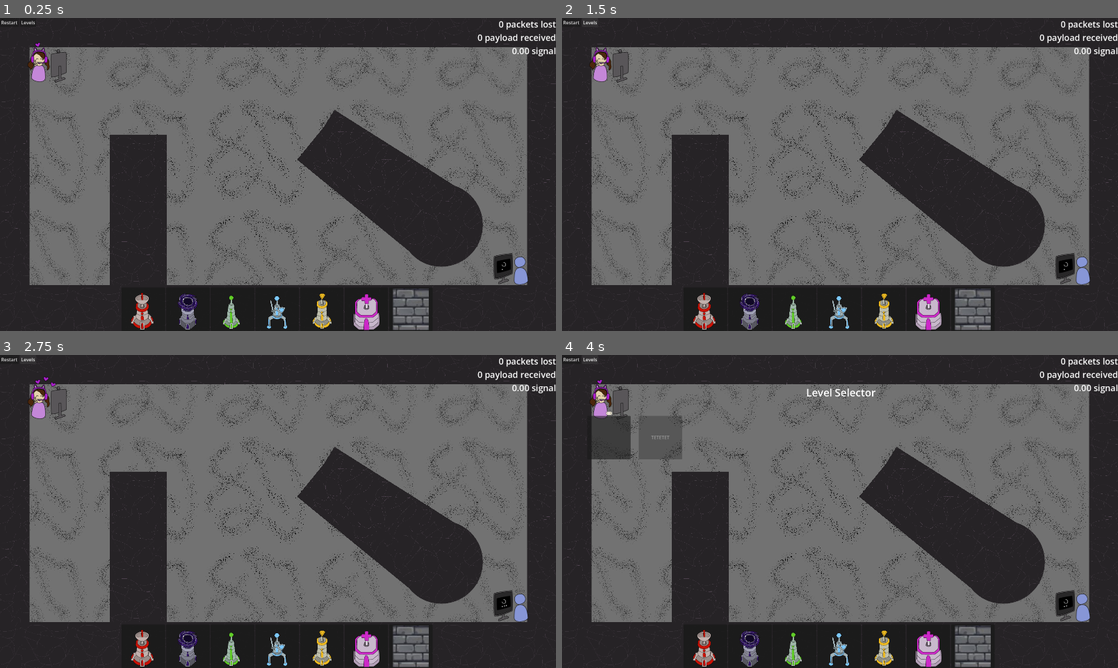
Above: before the commit, frames 1-4 (two rows, left to right).
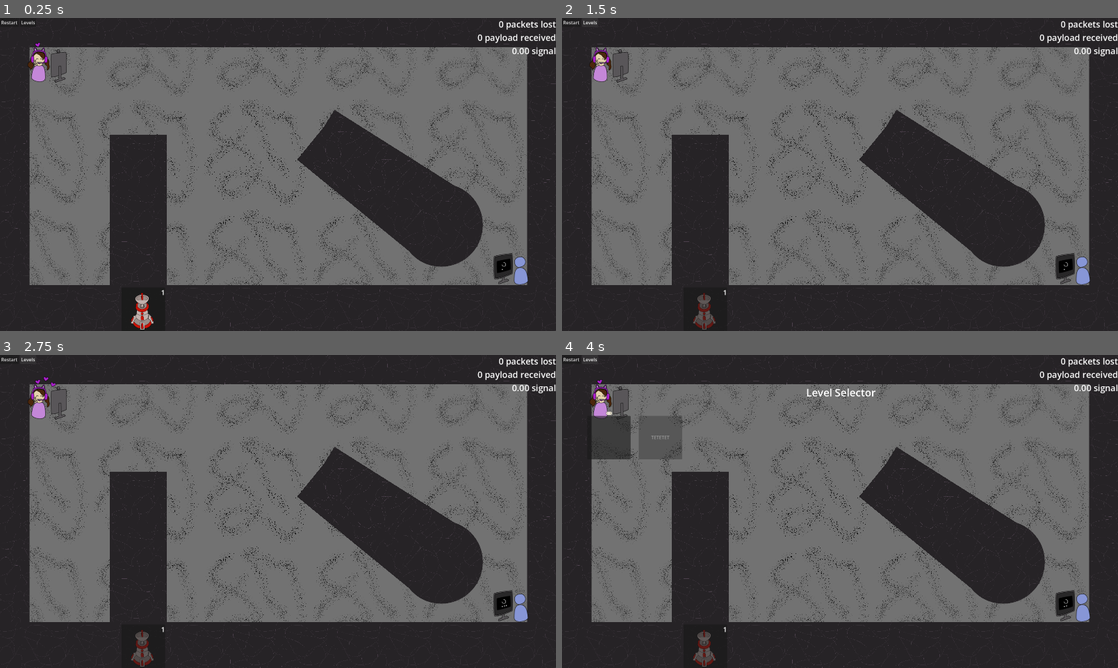
Above: after the commit, the same moments.

Repository: ryupold/ld59
Game: Godot game, scene res://scenes/main.tscn
The game is run twice, just before and just after one commit, with the same random seed, the same clock (stepped at 60 frames per second) and the same inputs. The engine's default icon, where the game draws it, is replaced by a stand-in: a white triangle on a blue panel in a dark square.
Inputs (mouse positions are in pixels of both pictures, inside the frame that each line leads up to):
- Up to frame 1 (0.25 s): no input
- Up to frame 2 (1.5 s): click (706, 309) at 0.52 s; click "Restart" at 1.25 s
- Up to frame 3 (2.75 s): click "Restart" at 2 s
- Up to frame 4 (4 s): click "Restart" at 2.75 s; click "Levels" at 3.5 s

The runs differ from the first frame. In frame 1, 2.0% of the frame differs, in the area x 29-78%, y 86-100%; in frame 2, 2.3%, in the area x 23-78%, y 86-100%; in frame 3, 2.3%; in frame 4, 2.3%.

Commit message:
Add Inventory with amounts

Diff:
--- a/ld59-game/entities/towers/tower.gd
+++ b/ld59-game/entities/towers/tower.gd
@@ -11,9 +11,7 @@
 	set(value):
 		_followsMouse = value
 		GameState.onDragEvent.emit(self, _followsMouse)
-
 @export var disableEffect := false
-@export var debug := true
 
 @abstract func towerEffect() -> Effect
 
@@ -69,12 +67,11 @@
 	if event is InputEventMouseButton:
 		if event.pressed and event.button_index == MOUSE_BUTTON_LEFT and canPlace():
 			place()
-		elif event.pressed and event.button_index == MOUSE_BUTTON_RIGHT and debug and not GameState._isDragging:
+		elif event.pressed and event.button_index == MOUSE_BUTTON_RIGHT and not GameState._isDragging:
 			print("Right mouse button clicked at:", event.position)
 			pickup()
 		elif event.pressed and event.button_index == MOUSE_BUTTON_RIGHT and GameState._isDragging:
-			followsMouse = false
-			queue_free()
+			placeInInventory()
 
 func handleDisableEffect() -> void:
 	if effectArea == null: return
@@ -94,3 +91,8 @@
 func pickup():
 	followsMouse = true
 	disableEffect = true
+
+func placeInInventory():
+	followsMouse = false
+	GameState.onPlaceInventory.emit(self)
+	queue_free()
--- a/ld59-game/hud/tower_picker/tower_canvas_item/tower_canvas_item.gd
+++ b/ld59-game/hud/tower_picker/tower_canvas_item/tower_canvas_item.gd
@@ -2,15 +2,53 @@
 
 @export var towerResource: TowerResource
 @export var button: Button
+@export var amountLabel: Label
+var _amount: int = 0
+var _maxAmount: int = 0
+@export var amount: int :
+	get:
+		return _amount
+	set(value):
+		_amount = value
+		determineDisabled()
+		setAmountText()
+@export var maxAmount: int :
+	get:
+		return _maxAmount
+	set(value):
+		amount += value - _maxAmount
+		_maxAmount = _maxAmount
+
+var towerType: String
 
 func _ready() -> void:
+	var tempTower := towerResource.scene.instantiate()
+	towerType = tempTower.get_class()
+	tempTower.queue_free()
+
 	button.icon = towerResource.previewImage
 	button.pressed.connect(spawnTower)
-	button.tooltip_text = towerResource.Title
-	GameState.onDragEvent.connect(func(n, state: bool): button.disabled = state)
+	button.tooltip_text = towerResource.title
+	GameState.onDragEvent.connect(func(_n, _s): determineDisabled())
+	GameState.onPlaceInventory.connect(onPlaceInInventory)
 
 func spawnTower():
 	var newTower: Tower = towerResource.scene.instantiate()
 	newTower.pickup()
+	newTower.global_position = get_global_mouse_position()
 	get_tree().get_current_scene().get_node("%Towers").add_child(newTower)
+	amount -= 1
 	pass
+
+func determineDisabled() -> void:
+	if amount <= 0 || GameState._isDragging:
+		button.disabled = true
+	elif !GameState._isDragging:
+		button.disabled = false
+
+func setAmountText():
+	amountLabel.text = "" + str(amount)
+
+func onPlaceInInventory(tower: Tower):
+	if tower.get_class() == towerType:
+		amount += 1
--- a/ld59-game/hud/tower_picker/tower_canvas_item/tower_canvas_item.tscn
+++ b/ld59-game/hud/tower_picker/tower_canvas_item/tower_canvas_item.tscn
@@ -12,12 +12,13 @@
 scene = ExtResource("4_feqxd")
 metadata/_custom_type_script = "uid://bjemchx618kvp"
 
-[node name="TowerCanvasItem" type="PanelContainer" unique_id=871496032 node_paths=PackedStringArray("button")]
+[node name="TowerCanvasItem" type="PanelContainer" unique_id=871496032 node_paths=PackedStringArray("button", "amountLabel")]
 custom_minimum_size = Vector2(150, 150)
 mouse_default_cursor_shape = 2
 script = ExtResource("1_6cimu")
 towerResource = SubResource("Resource_fynk8")
 button = NodePath("MarginContainer/Button")
+amountLabel = NodePath("AmountLabel")
 
 [node name="MarginContainer" type="MarginContainer" parent="." unique_id=1593872442]
 layout_mode = 2
@@ -28,3 +29,10 @@
 icon = ExtResource("2_wmwfi")
 icon_alignment = 1
 expand_icon = true
+
+[node name="AmountLabel" type="Label" parent="." unique_id=1546120429]
+layout_mode = 2
+size_flags_vertical = 0
+theme_override_font_sizes/font_size = 24
+text = "Amount: 12"
+horizontal_alignment = 2
--- a/ld59-game/hud/tower_picker/tower_picker.gd
+++ b/ld59-game/hud/tower_picker/tower_picker.gd
@@ -7,7 +7,28 @@
 	for child in get_children():
 		child.queue_free()
 
-	for tower: TowerResource in GameState.unlockedTowers.towers:
-		var canvasItem: TowerCanvasItem = towerCanvasItem.instantiate()
-		canvasItem.towerResource = tower
-		add_child(canvasItem)
+	for tower: TowerResource in GameState.inventory:
+		spawnTowerCanvasItem(tower)
+
+	GameState.onInventoryChanged.connect(updateInventoryDisplay)
+
+func updateInventoryDisplay() -> void:
+	var proccesedTowers: Array[TowersResource] = []
+	for node: Node in get_children():
+		if node is TowerCanvasItem:
+			var tower := node as TowerCanvasItem
+			var amount = GameState.inventory[tower.towerResource]
+			tower.maxAmount = amount
+			proccesedTowers.append(tower.towerResource)
+
+	for tower in GameState.inventory:
+		if proccesedTowers.has(tower): continue
+		spawnTowerCanvasItem(tower)
+
+
+func spawnTowerCanvasItem(tower: TowerResource):
+	var amount = GameState.inventory[tower]
+	var canvasItem: TowerCanvasItem = towerCanvasItem.instantiate()
+	canvasItem.towerResource = tower
+	canvasItem.maxAmount = amount
+	add_child(canvasItem)
--- a/ld59-game/resources/levels/first_level.tres
+++ b/ld59-game/resources/levels/first_level.tres
@@ -6,8 +6,5 @@
 [resource]
 script = ExtResource("1_5srby")
 scene = ExtResource("1_hhog7")
-retries = 500
-packagesSent = 500
-winAmountPackages = 500
 spawnAngleMin = 1.571
 metadata/_custom_type_script = "uid://edonykvu0lt8"
--- a/ld59-game/resources/tower_resource.gd
+++ b/ld59-game/resources/tower_resource.gd
@@ -1,5 +1,5 @@
 class_name TowerResource extends Resource
 
-@export var Title: String
+@export var title: String
 @export var previewImage: Texture2D
 @export var scene: PackedScene
--- a/ld59-game/resources/towers/antigravity_tower.tres
+++ b/ld59-game/resources/towers/antigravity_tower.tres
@@ -10,7 +10,7 @@
 
 [resource]
 script = ExtResource("3_i0arm")
-Title = "Antigravity Tower"
+title = "Antigravity Tower"
 previewImage = SubResource("AtlasTexture_2eb1e")
 scene = ExtResource("2_8gmjg")
 metadata/_custom_type_script = "uid://bjemchx618kvp"
--- a/ld59-game/resources/towers/gravity_tower.tres
+++ b/ld59-game/resources/towers/gravity_tower.tres
@@ -10,7 +10,7 @@
 
 [resource]
 script = ExtResource("1_4rhmy")
-Title = "Gravity Tower"
+title = "Gravity Tower"
 previewImage = SubResource("AtlasTexture_2eb1e")
 scene = ExtResource("2_2eb1e")
 metadata/_custom_type_script = "uid://bjemchx618kvp"
--- a/ld59-game/resources/towers/payload_tower.tres
+++ b/ld59-game/resources/towers/payload_tower.tres
@@ -10,7 +10,7 @@
 
 [resource]
 script = ExtResource("1_l78y8")
-Title = "Payload Tower"
+title = "Payload Tower"
 previewImage = SubResource("AtlasTexture_l78y8")
 scene = ExtResource("2_0qu76")
 metadata/_custom_type_script = "uid://bjemchx618kvp"
--- a/ld59-game/resources/towers/relay_tower.tres
+++ b/ld59-game/resources/towers/relay_tower.tres
@@ -10,7 +10,7 @@
 
 [resource]
 script = ExtResource("1_2j5b8")
-Title = "Relay Tower"
+title = "Relay Tower"
 previewImage = SubResource("AtlasTexture_oyik1")
 scene = ExtResource("2_oyik1")
 metadata/_custom_type_script = "uid://bjemchx618kvp"
--- a/ld59-game/resources/towers/slow_tower.tres
+++ b/ld59-game/resources/towers/slow_tower.tres
@@ -10,7 +10,7 @@
 
 [resource]
 script = ExtResource("3_1oo0a")
-Title = "Slow Tower"
+title = "Slow Tower"
 previewImage = SubResource("AtlasTexture_yx6rq")
 scene = ExtResource("2_8ygvc")
 metadata/_custom_type_script = "uid://bjemchx618kvp"
--- a/ld59-game/resources/towers/speed_tower.tres
+++ b/ld59-game/resources/towers/speed_tower.tres
@@ -10,7 +10,7 @@
 
 [resource]
 script = ExtResource("1_jdqkj")
-Title = "Speed Tower"
+title = "Speed Tower"
 previewImage = SubResource("AtlasTexture_njr76")
 scene = ExtResource("2_a5kju")
 metadata/_custom_type_script = "uid://bjemchx618kvp"
--- a/ld59-game/resources/towers/wall_tower.tres
+++ b/ld59-game/resources/towers/wall_tower.tres
@@ -6,7 +6,7 @@
 
 [resource]
 script = ExtResource("3_fn61p")
-Title = "Wall"
+title = "Wall"
 previewImage = ExtResource("1_i18td")
 scene = ExtResource("2_i18td")
 metadata/_custom_type_script = "uid://bjemchx618kvp"
--- a/ld59-game/scenes/game_state.gd
+++ b/ld59-game/scenes/game_state.gd
@@ -22,8 +22,14 @@
 	get:
 		return _currentLevel.packetsToSend * _wave - _packetsReceived
 
+var _inventory: Dictionary[TowerResource, int]
+var inventory: Dictionary[TowerResource, int] :
+	get: return _inventory
+	set(value):
+		_inventory = value
+		onInventoryChanged.emit()
+
 @export var allTowers: TowersResource
-@export var unlockedTowers: TowersResource
 @export var levels: Array[LevelResource]
 @onready var _gameTickTimer: Timer = Timer.new()
 
@@ -33,6 +39,8 @@
 signal onLevelCreated()
 signal onGameTick()
 signal onNextWave(wave: int)
+signal onPlaceInventory(tower: Tower)
+signal onInventoryChanged()
 
 func _ready():
 	onDragEvent.connect(func(n, state): _isDragging = state)
@@ -46,6 +54,7 @@
 	_gameTickTimer.autostart = true
 	_gameTickTimer.timeout.connect(func(): onGameTick.emit())
 	add_child(_gameTickTimer)
+	inventory[allTowers.towers[0]] = 1
 
 func restartLevel() -> void:
 	get_tree().change_scene_to_packed(_currentLevel.scene)
